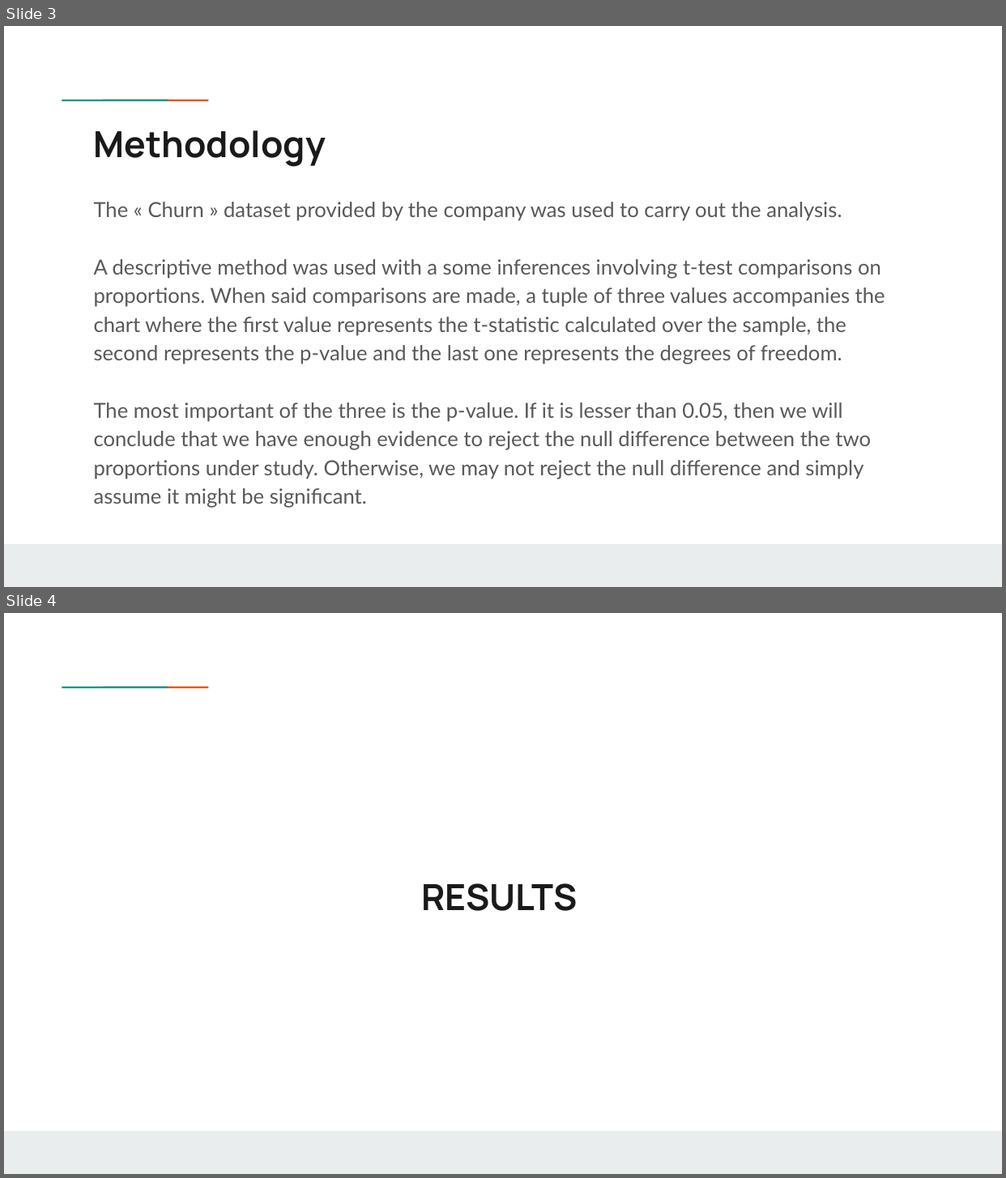
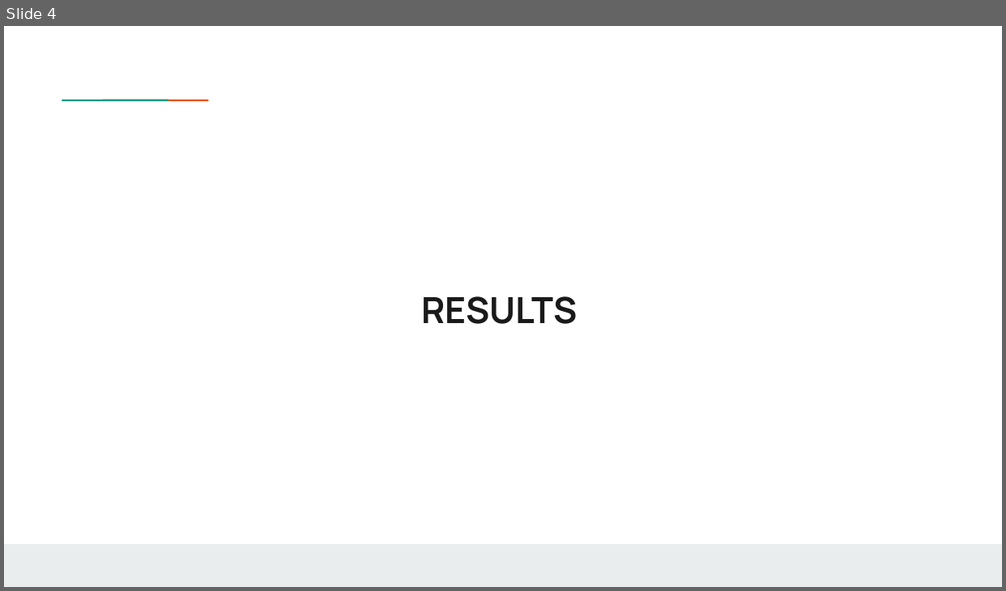
Before and after one commit to weinerkervens/churn_analysis, a slide deck: presentation.pptx. Shown one above the other, each under a label of ours: slides 3 and 4 before the commit, slide 4 after it. The pictures are 1006x1178 and 1006x591 pixels, drawn with LibreOffice and Linux fonts; fonts in the diff are those of the drawing; background and template pictures are left out. Boxes give left, top, right and bottom in pixels: in the first picture for what was removed or moved away, otherwise in the second. Text is boxed around its words. In the diff, an @@ line names an element or a change of style, - is before the commit and + after.

```diff
--- a/presentation.pptx
+++ b/presentation.pptx
@@ slide 3 removed at <box>4,26,1002,587</box>, background #FFFFFF; not listed: 3 template elements that a slide beside it also shows @@
@@ title removed at <box>94,130,326,167</box> @@
-Methodology
@@ text removed at <box>94,202,885,508</box> @@
-The « Churn » dataset provided by the company was used to carry out the analysis.
-A descriptive method was used with a some inferences involving t-test comparisons on proportions. When said comparisons are made, a tuple of three values accompanies the chart where the first value represents the t-statistic calculated over the sample, the second represents the p-value and the last one represents the degrees of freedom.
-The most important of the three is the p-value. If it is lesser than 0.05, then we will conclude that we have enough evidence to reject the null difference between the two proportions under study. Otherwise, we may not reject the null difference and simply assume it might be significant.
```
Also in this commit, not shown: 4 slides changed, 9 slides added, 2 other slides removed.
